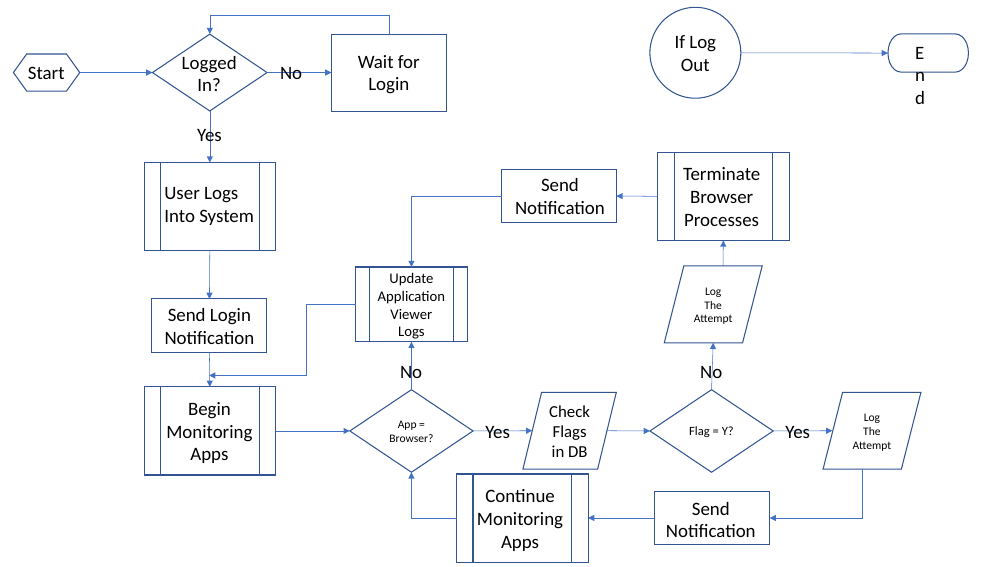
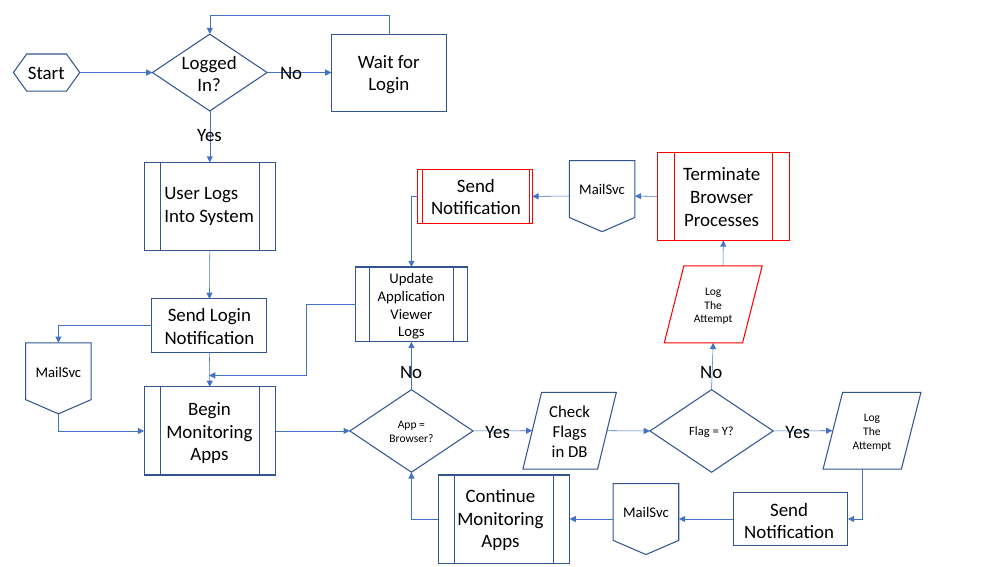
Before and after one commit to AlexHorton1995/PCParentService, a slide deck: slide 1 of PCParent Flowchart.pptx. Drawn at 1008x567 pixels with LibreOffice and Linux fonts; fonts in the diff are those of the drawing. Boxes give left, top, right and bottom in pixels: in the first picture for what was removed or moved away, otherwise in the second. Text is boxed around its words. In the diff, an @@ line names an element or a change of style, - is before the commit and + after.

Commit message:
Added Updated Flow

```diff
--- a/PCParent Flowchart.pptx
+++ b/PCParent Flowchart.pptx
@@ ellipse removed at [650,8,741,98] @@
-If Log Out
@@ arrow removed from (741, 53) to (889, 53) @@
@@ pill shape removed at [889,34,969,72] @@
@@ text removed at [908,37,929,55] @@
-End
@@ outline #325491 1 pt to #FF0000 1 pt in 3 elements at [665,266,762,343], [658,153,789,241], [417,169,532,223] @@
@@ rectangle: place and size @@
-rectangle at [502,169,617,223]
+rectangle at [417,169,532,223]
@@ rectangle "Send": place and size @@
-rectangle "Send" at [515,178,605,214]
+rectangle "Send" at [423,169,529,223]
@@ rectangle "Send" at [423,169,529,223]: outline none to #FF0000 0.75 pt @@
@@ flow chart offpage connector added at [569,160,635,231], outline #325491 1 pt, 14 pt, text #000000 @@
+MailSvc
@@ elbow arrow moved from (502, 196) - (411, 267) to (417, 197) - (411, 267) @@
@@ arrow added from (569, 196) to (532, 197), #4472C4 0.5 pt @@
@@ arrow moved from (658, 197) - (616, 196) to (658, 197) - (635, 196) @@
@@ elbow arrow added from (152, 326) to (58, 343), #4472C4 0.5 pt @@
@@ flow chart offpage connector added at [26,343,91,414], outline #325491 1 pt, 14 pt, text #000000 @@
+MailSvc
@@ elbow arrow added from (58, 414) to (144, 431), #4472C4 0.5 pt @@
@@ elbow arrow moved from (457, 518) - (411, 473) to (439, 520) - (411, 473) @@
@@ flow chart predefined process: place and size @@
-flow chart predefined process at [457,474,588,563]
+flow chart predefined process at [439,475,570,563]
@@ elbow arrow moved from (863, 470) - (770, 518) to (863, 470) - (848, 520) @@
@@ text "Continue Monitoring Apps": place and size @@
-text "Continue Monitoring Apps" at [477,489,563,551]
+text "Continue Monitoring Apps" at [457,489,543,550]
@@ flow chart offpage connector added at [613,484,679,555], outline #325491 1 pt, 14 pt, text #000000 @@
+MailSvc
@@ rectangle: place and size @@
-rectangle at [655,492,770,545]
+rectangle at [734,492,848,546]
@@ text "Send": place and size @@
-text "Send" at [666,502,756,537]
+text "Send" at [744,503,834,538]
@@ elbow arrow added from (613, 520) to (570, 520), #4472C4 0.5 pt @@
@@ elbow arrow moved from (655, 518) - (588, 518) to (734, 520) - (679, 520) @@
```
Also in this commit, not shown: 1 slide added.
